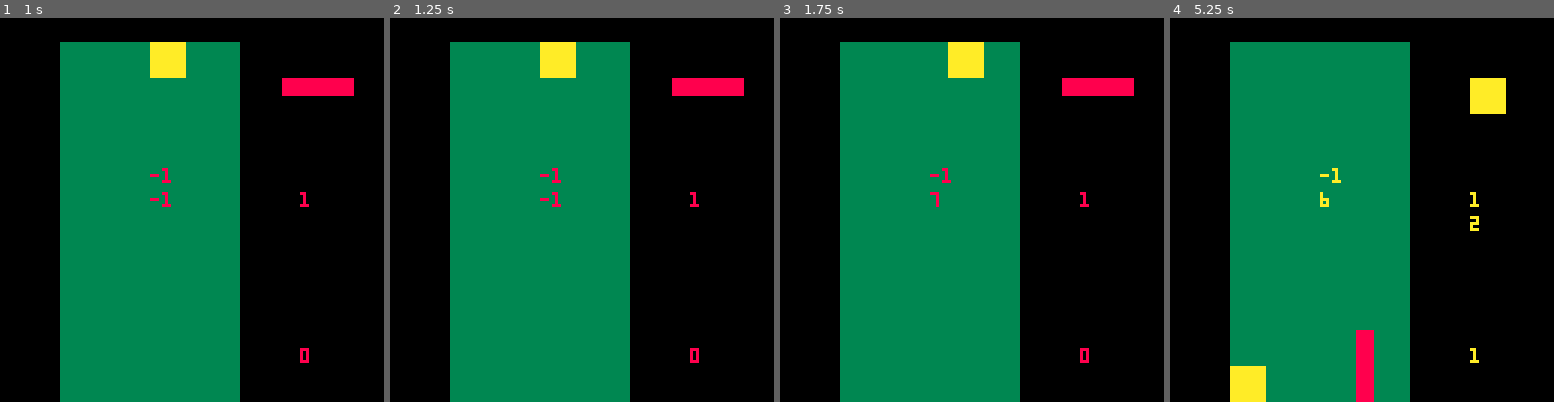
Above: before the commit, frames 1-4 (left to right).
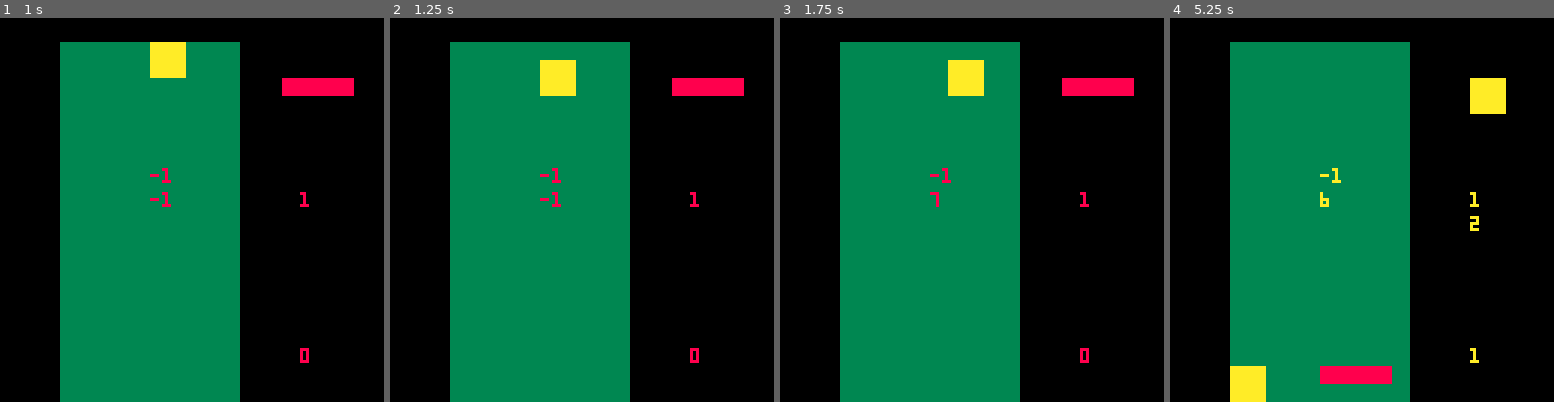
Above: after the commit, the same moments.

Repository: SHKBRD/testris
Game: PICO-8 cartridge tetris.p8
Two runs of this game, one before a commit and one after it. Both use one fixed random seed, a clock stepped at 60 frames per second and the inputs below.
Inputs:
- Up to frame 1 (1 s): tap X (X key) at 0.33 s; tap O (Z key) at 0.7 s
- Up to frame 2 (1.25 s): tap X (X key) at 1.07 s
- Up to frame 3 (1.75 s): hold Right from 1.6 s (still down); tap O (Z key) at 1.7 s
- Up to frame 4 (5.25 s): tap X (X key) every 1.12 s from 1.85 to 5.2 s; release Right at 2.1 s; tap O (Z key) every 0.4 s from 2.1 to 4.9 s; hold Up 2.15-2.42 s; hold Right 2.47-3.03 s; hold Left 3.08-3.58 s; hold Down 3.63-3.97 s; hold Right 4.02-4.68 s; hold Up 4.73-5.03 s; hold Left from 5.08 s (still down)

Frame 1 is identical in both runs. In frame 2, 0.9% of the frame differs, in the area x 39-49%, y 6-21%; in frame 3, 0.9%; in frame 4, 1.3%, in the area x 39-58%, y 81-100%.

Commit message:
add gravity

Diff:
--- a/tetris.lua
+++ b/tetris.lua
@@ -17,6 +17,25 @@
     piececolors={8,10,1,9,12,14,11}
     piecebag={}
 
+    gravitylevel={
+        0,  30 ,35 ,40 ,
+        50 ,60 ,70 ,80 ,
+        90,100,120,140,
+        160,170,200,220,
+        230,233,236,239,
+        243,247,251,300,
+        330,360,400,420,450,500
+    }
+    gravityamnt={
+        4  ,6  ,8  ,10 ,
+        12 ,16 ,32 ,48 ,
+        64 ,80 ,96 ,112,
+        128,144,4  ,32 ,
+        64 ,96 ,128,160,
+        192,224,256,512,
+        768,1024,1280,1024,768,5120
+    }
+
     currpiece={}
     spawn_new_piece()
     controllingpiece= true
@@ -60,8 +79,13 @@
     return clearamnt
 end
 
-function get_gravity()
-
+function get_gravity(flevel)
+    for i=#gravitylevel, 1, -1 do
+        if flevel >= gravitylevel[i] then
+            return gravityamnt[i]
+        end
+    end
+    return 0
 end
 
 function get_das_frames()
@@ -112,6 +136,16 @@
         gravcounter=0
     }
     update_next_piece()
+
+    --irs
+    if not (btn(4) and btn(5)) then
+        if btn(4) then
+            attempt_rotate_tetrimino(-1, currpiece)
+        elseif btn(5) then
+            attempt_rotate_tetrimino(1, currpiece)
+        end
+    end
+
     init_piece_grid(currpiece)
 end
 
@@ -180,6 +214,9 @@
 
 function update_counters()
     are_delay_update()
+    if currpiece != nil then
+        apply_piece_gravity(currpiece)
+    end
 end
 
 function check_line_clears()
@@ -269,7 +306,7 @@
             if not moveddown then
                 lock_piece(currpiece)
                 if not ((level % 100) == 99) or level == 998 then
-                    level+=1
+                    level += 1
                 end
                 --prevent piece actions once locked
                 return
@@ -280,6 +317,19 @@
         end
         if btnp(4) then
             attempt_rotate_tetrimino(-1, currpiece)
+        end
+    end
+end
+
+function apply_piece_gravity(tetri)
+    gravity_add_amnt = get_gravity(level)
+    tetri.gravcounter += gravity_add_amnt
+    while tetri.gravcounter >= 256 do
+        tetri.gravcounter -= 256
+        moved=attempt_move_tetrimino_down(tetri)
+        if not moved then
+            tetri.gravcounter=0
+            break
         end
     end
 end
